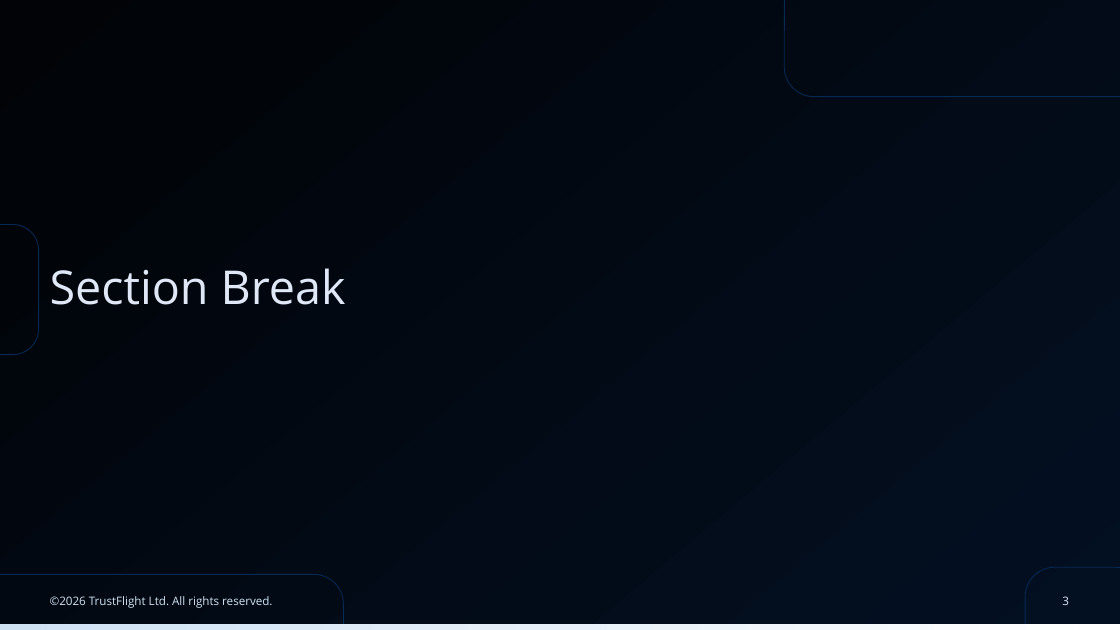
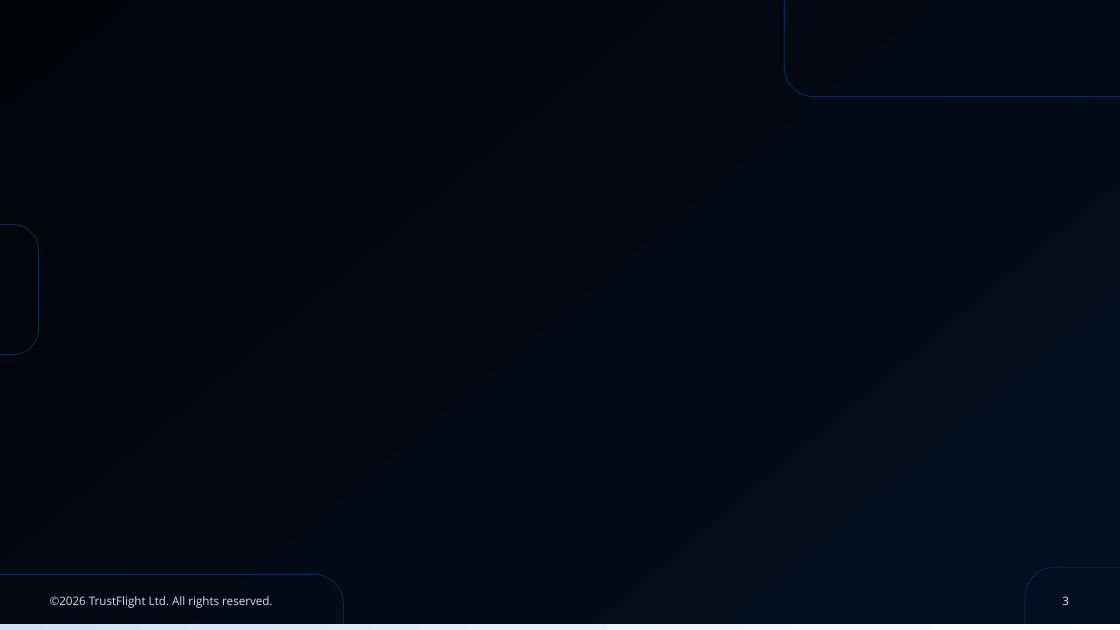
Before and after one commit to tf-alexc/Branding, a slide deck: slide 3 of skills/deck-builder/templates/Baines Simmons - Basic Presentation Template.pptx. Drawn at 1120x630 pixels with LibreOffice and Linux fonts; fonts in the diff are those of the drawing; background and template pictures are left out. Boxes give left, top, right and bottom in pixels: in the first picture for what was removed or moved away, otherwise in the second. Text is boxed around its words. In the diff, an @@ line names an element or a change of style, - is before the commit and + after.

```diff
--- a/skills/deck-builder/templates/Baines Simmons - Basic Presentation Template.pptx
+++ b/skills/deck-builder/templates/Baines Simmons - Basic Presentation Template.pptx
@@ title removed at [50,268,346,305] @@
-Section Break
```
Also in this commit, not shown: 3 other slides changed, 1 slide added, 2 slides removed, 3 other files.
